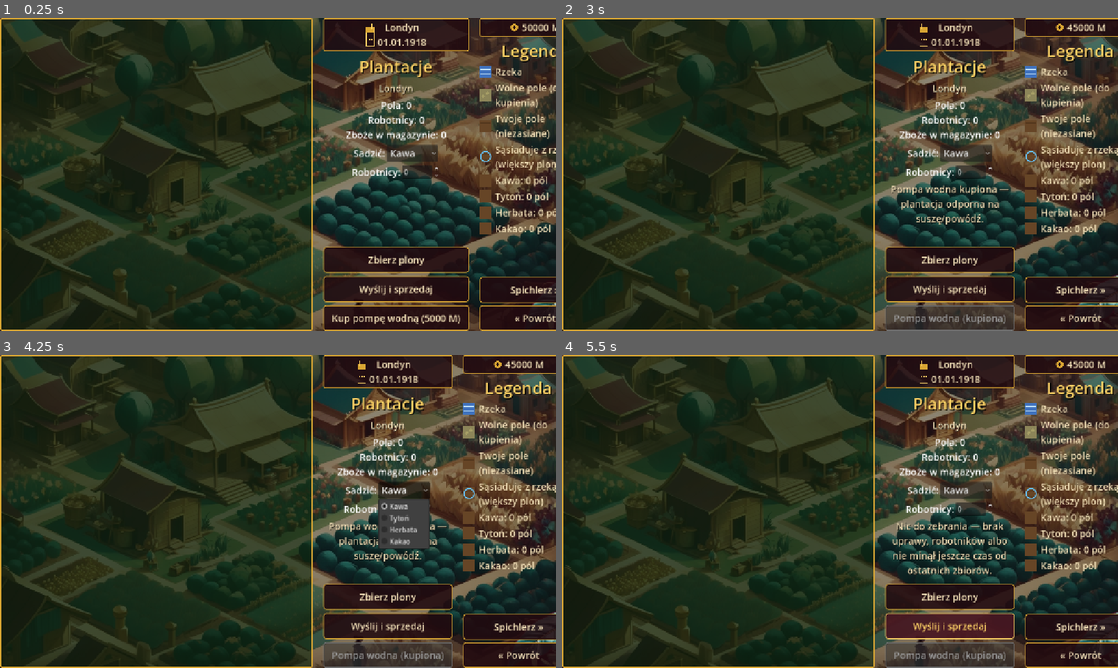
Above: before the commit, frames 1-4 (two rows, left to right).
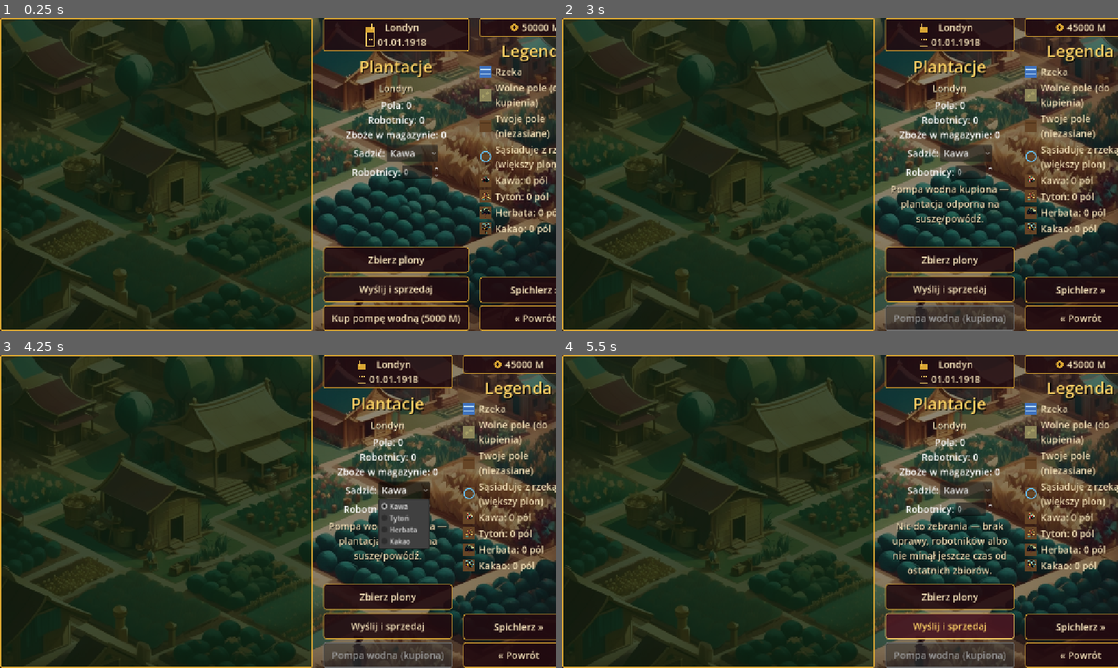
Above: after the commit, the same moments.

Repository: cinekm20/the-forger-retro-tycoon
Game: Godot game, scene res://scenes/plantation/Plantation.tscn
Two runs of this game, one before a commit and one after it. Both use one fixed random seed, a clock stepped at 60 frames per second and the inputs below. This scene is started directly instead of the project's main scene.
Inputs:
- Up to frame 1 (0.25 s): no input
- Up to frame 2 (3 s): click "Kawa" at 0.5 s; click "Zbierz plony" at 1.25 s; click "Wyślij i sprzedaj" at 2 s; click "Kup pompę wodną (5000 M)" at 2.75 s
- Up to frame 3 (4.25 s): click "Kawa" at 3.5 s
- Up to frame 4 (5.5 s): click "Zbierz plony" at 4.25 s; click "Wyślij i sprzedaj" at 5 s

The runs differ from the first frame. In frame 1, 0.1% of the frame differs, in the area x 86-100%, y 50-92%; in frame 2, 0.2%, in the area x 83-100%, y 50-99%; in frame 3, 0.2%; in frame 4, 0.2%.
Error in both runs: Invalid access to property or key 'london' on a base object of type 'Dictionary'. (res://scenes/plantation/Plantation.gd:361)

Commit message:
PlantationTileIcon.gd: napraw brakujący expand_mode na TextureRect upraw
Zgłoszenie użytkownika: PO poprzedniej poprawce legenda przestała być
pusta, ale wszystkie 4 uprawy (kawa/tytoń/herbata/kakao) w siatce I w
legendzie wyglądały IDENTYCZNIE brązowo — nieodróżnialne od zwykłej
nieobsianej ziemi. To że wszystkie 4 wyglądały tak samo (nie tylko
kawa) wskazywało na coś wspólnego dla każdej uprawy, nie na kolor
konkretnej rośliny.

Przyczyna: nowy TextureRect (poprzedni commit) nie miał ustawionego
expand_mode, więc domyślny EXPAND_KEEP_SIZE każe mu traktować naturalny
rozmiar źródłowego PNG (896×896) jako minimalny rozmiar kontrolki —
dużo większy niż kafelek (~40×40). W efekcie widoczny był tylko
przezroczysty róg obrazka (wszystkie 12 PNG-ów ma przezroczyste rogi z
tej samej kompozycji "wyizolowany obiekt"), przez co przebijało samo
tło COLOR_SOIL — identycznie dla każdej uprawy, zgadza się z
obserwacją użytkownika. Naprawione ustawieniem
expand_mode = TextureRect.EXPAND_IGNORE_SIZE, tego samego parametru,
którego portrety koni (Races.gd) już poprawnie używają.

Przy okazji: mocniejsze, bardziej nasycone kolory zapasowe (CROP_COLORS)
jako dodatkowe zabezpieczenie, gdyby tekstura z jakiegoś innego powodu
się nie wczytała — poprzednie ciemne odcienie kawy/kakao były zbyt
bliskie COLOR_SOIL.

1026/1026 testów przechodzi.

Diff:
--- a/game/scripts/ui/PlantationTileIcon.gd
+++ b/game/scripts/ui/PlantationTileIcon.gd
@@ -30,11 +30,16 @@
 const COLOR_SOIL_CLOD := Color(0.32, 0.21, 0.11)
 const COLOR_RIVER_ADJACENT_RING := Color(0.4, 0.75, 0.95)
 
+## Wyraziste, nasycone kolory — wyraźnie odróżnialne od ciemnego, stonowanego
+## COLOR_SOIL (0.4, 0.27, 0.15) w tle, nie tylko od siebie nawzajem.
+## Zgłoszenie użytkownika: poprzednie ciemnobrązowe warianty kawy/kakao
+## (bliskie COLOR_SOIL) zlewały się z tłem nieobsianej ziemi, więc obsiane
+## pole wyglądało jak zwykłe puste "Twoje pole (niezasiane)".
 const CROP_COLORS := {
-	"coffee": Color(0.32, 0.18, 0.09),
-	"tobacco": Color(0.68, 0.62, 0.22),
-	"tea": Color(0.28, 0.55, 0.28),
-	"cocoa": Color(0.42, 0.22, 0.12),
+	"coffee": Color(0.8, 0.15, 0.1),
+	"tobacco": Color(0.85, 0.68, 0.15),
+	"tea": Color(0.3, 0.7, 0.35),
+	"cocoa": Color(0.85, 0.5, 0.1),
 }
 
 ## Kolory per gracz (do Players.MAX_PLAYERS=4) dla pól zajętych przez INNEGO
@@ -146,6 +151,16 @@
 		_crop_texture_rect = TextureRect.new()
 		_crop_texture_rect.mouse_filter = Control.MOUSE_FILTER_IGNORE
 		_crop_texture_rect.stretch_mode = TextureRect.STRETCH_SCALE
+		## Bez tego domyślny EXPAND_KEEP_SIZE traktuje naturalny rozmiar
+		## obrazka źródłowego (896×896) jako minimalny rozmiar kontrolki —
+		## dużo większy niż kafelek (~40×40), więc ustawienie .size niżej
+		## dostawało wymuszone przycięcie do (0,0) lokalnie widocznego
+		## obszaru, który akurat u tych obrazków jest przezroczystym rogiem
+		## (zgłoszenie użytkownika: obsiane pole wyglądało jak zwykła
+		## ziemia — widać było tylko przezroczysty róg, nie roślinę). Ten
+		## sam parametr, którego już poprawnie używają portrety koni
+		## (Races.gd).
+		_crop_texture_rect.expand_mode = TextureRect.EXPAND_IGNORE_SIZE
 		add_child(_crop_texture_rect)
 	_crop_texture_rect.texture = load(texture_path)
 	_crop_texture_rect.position = Vector2.ZERO
